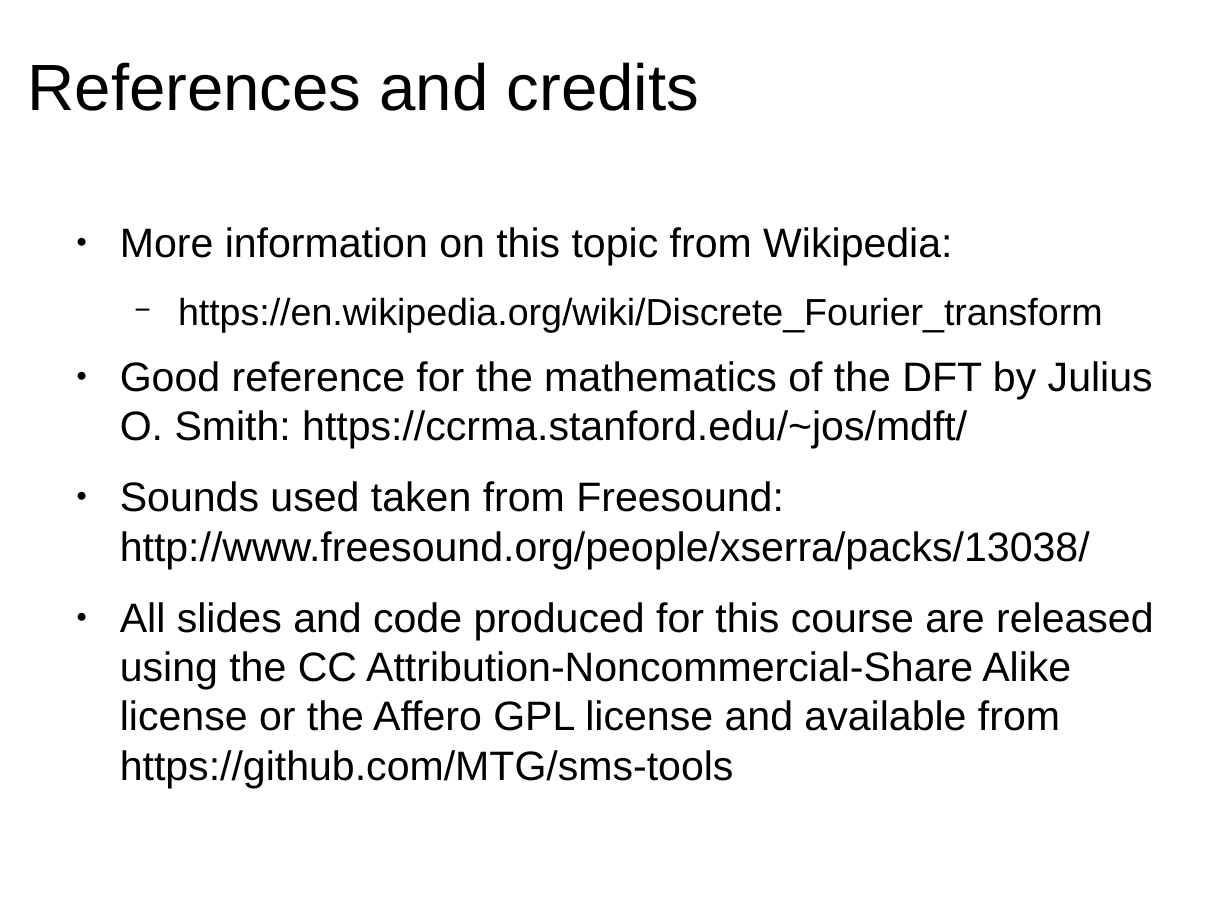
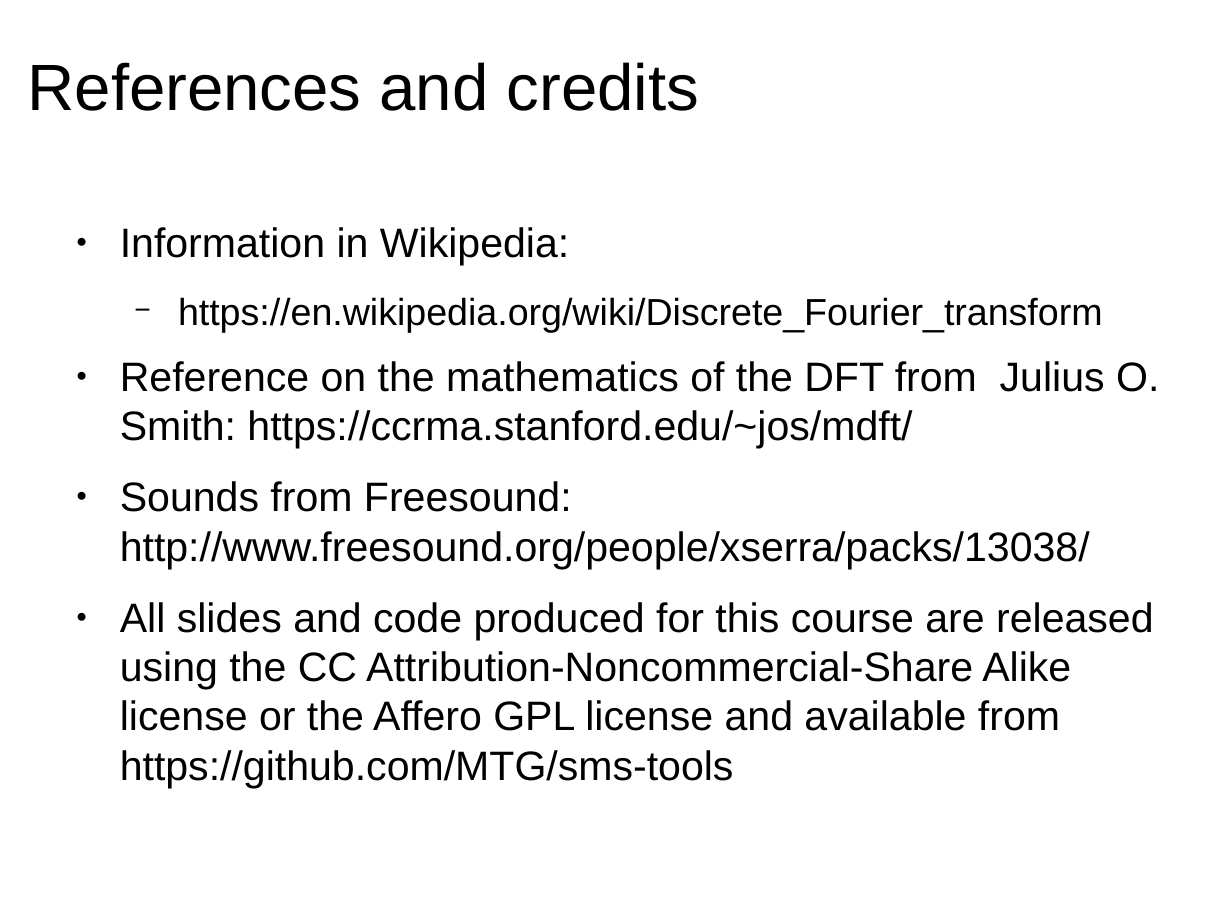
Before and after one commit to MTG/sms-tools, a slide deck: slide 9 of lectures/2-DFT/DFT-1.odp. Drawn at 1232x924 pixels with LibreOffice and Linux fonts; fonts in the diff are those of the drawing. Boxes give left, top, right and bottom in pixels: in the first picture for what was removed or moved away, otherwise in the second. Text is boxed around its words. In the diff, an @@ line names an element or a change of style, - is before the commit and + after.

```diff
--- a/lectures/2-DFT/DFT-1.odp
+++ b/lectures/2-DFT/DFT-1.odp
@@ text at box(120, 227, 569, 265): text changed @@
-● More information on this topic from Wikipedia:
+● Information in Wikipedia:
@@ text at box(120, 361, 1159, 569): text changed @@
-● Good reference for the mathematics of the DFT by Julius O. Smith: https://ccrma.stanford.edu/~jos/mdft/
-● Sounds used taken from Freesound: http://www.freesound.org/people/xserra/packs/13038/
+● Reference on the mathematics of the DFT from Julius O. Smith: https://ccrma.stanford.edu/~jos/mdft/
+● Sounds from Freesound: http://www.freesound.org/people/xserra/packs/13038/
```
Also in this commit, not shown: 11 other files.
